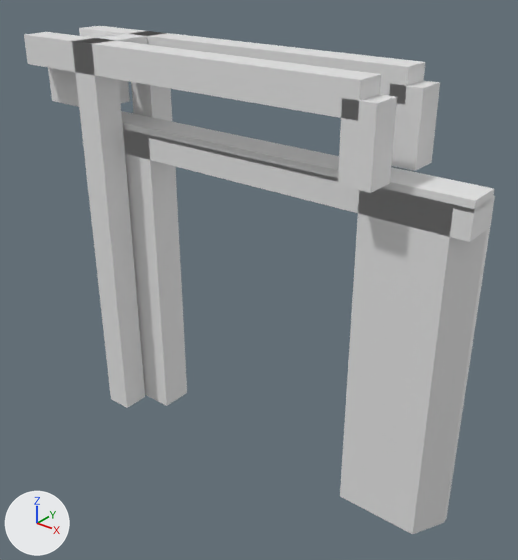
The glTF model models/noord-scharwoude/noord-scharwoude-brug-f2b32c83/noord-scharwoude-brug-f2b32c83.glb as it was, and as the next commit left it.
Rendered twice from a 50 mm lens placed at (12.53, -15.49, 5.75), pointed at (-0.05, 0.24, -4.0). The axes (+X, +Y, +Z) are drawn at lower left. The lights are the same throughout. The first picture is the older version.

In view in the first picture: 'building:balans', 'building:balans 2', 'building:contragewicht', 'building:hamei', 'building:hamei 2', 'building:hangstang', 'building:hangstang 2', 'building:portaal', 'road:dek', 'road:landhoofd (aangenomen)', 'road:landhoofd (aangenomen) 2', 'road:voetpad'.
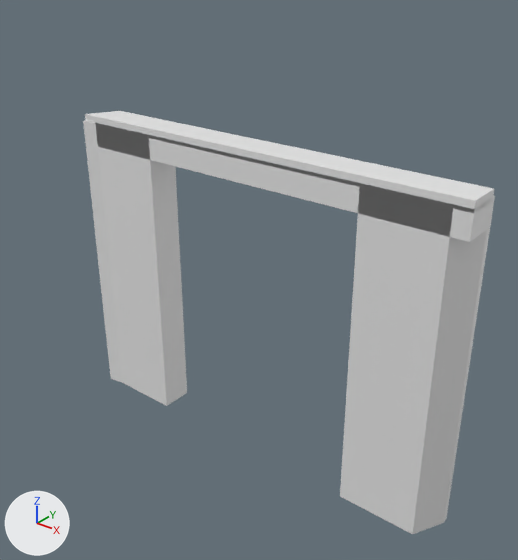
Location of each change, (x1, y1, x2, y2) in pixels of the pictures (518 x 560 px):
'building:balans 2', deleted
    before: (24, 32, 381, 121)
'building:hamei 2', deleted
    before: (72, 38, 145, 408)
'building:balans', deleted
    before: (79, 26, 425, 104)
'building:hangstang 2', deleted
    before: (338, 94, 397, 193)
'building:hangstang', deleted
    before: (390, 81, 440, 171)
'building:hamei', deleted
    before: (131, 31, 172, 121)
'building:contragewicht', deleted
    before: (48, 68, 130, 107)
'building:portaal', deleted
    before: (84, 32, 157, 45)

What the commit changed:
Object 'building:hamei' (ob_building_hamei) is deleted.
Object 'building:hamei 2' (ob_building_hamei_2) is deleted.
Object 'building:portaal' (ob_building_portaal) is deleted.
Object 'building:balans' (ob_building_balans) is deleted.
Object 'building:hangstang' (ob_building_hangstang) is deleted.
Object 'building:balans 2' (ob_building_balans_2) is deleted.
Object 'building:hangstang 2' (ob_building_hangstang_2) is deleted.
Object 'building:contragewicht' (ob_building_contragewicht) is deleted.
